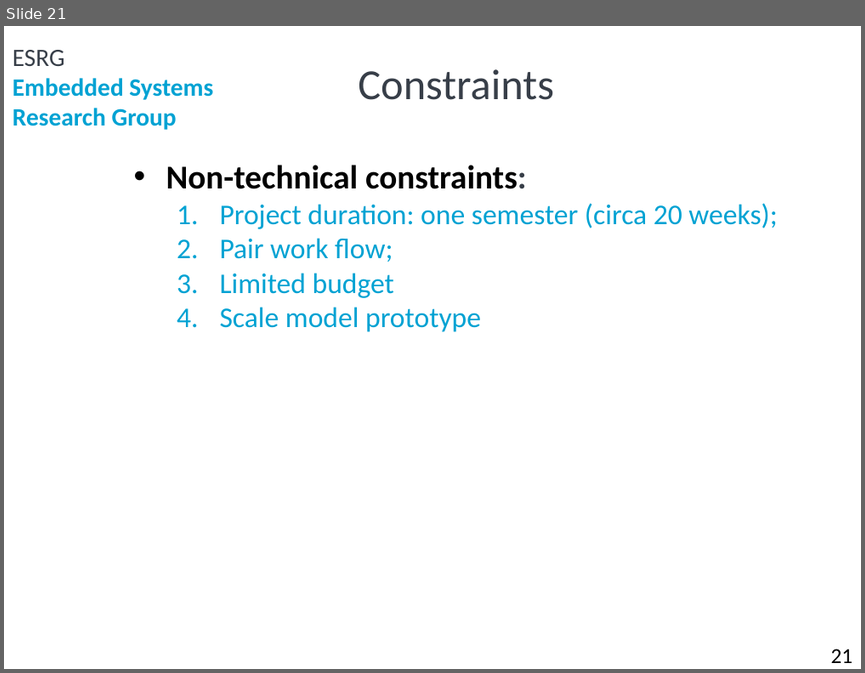
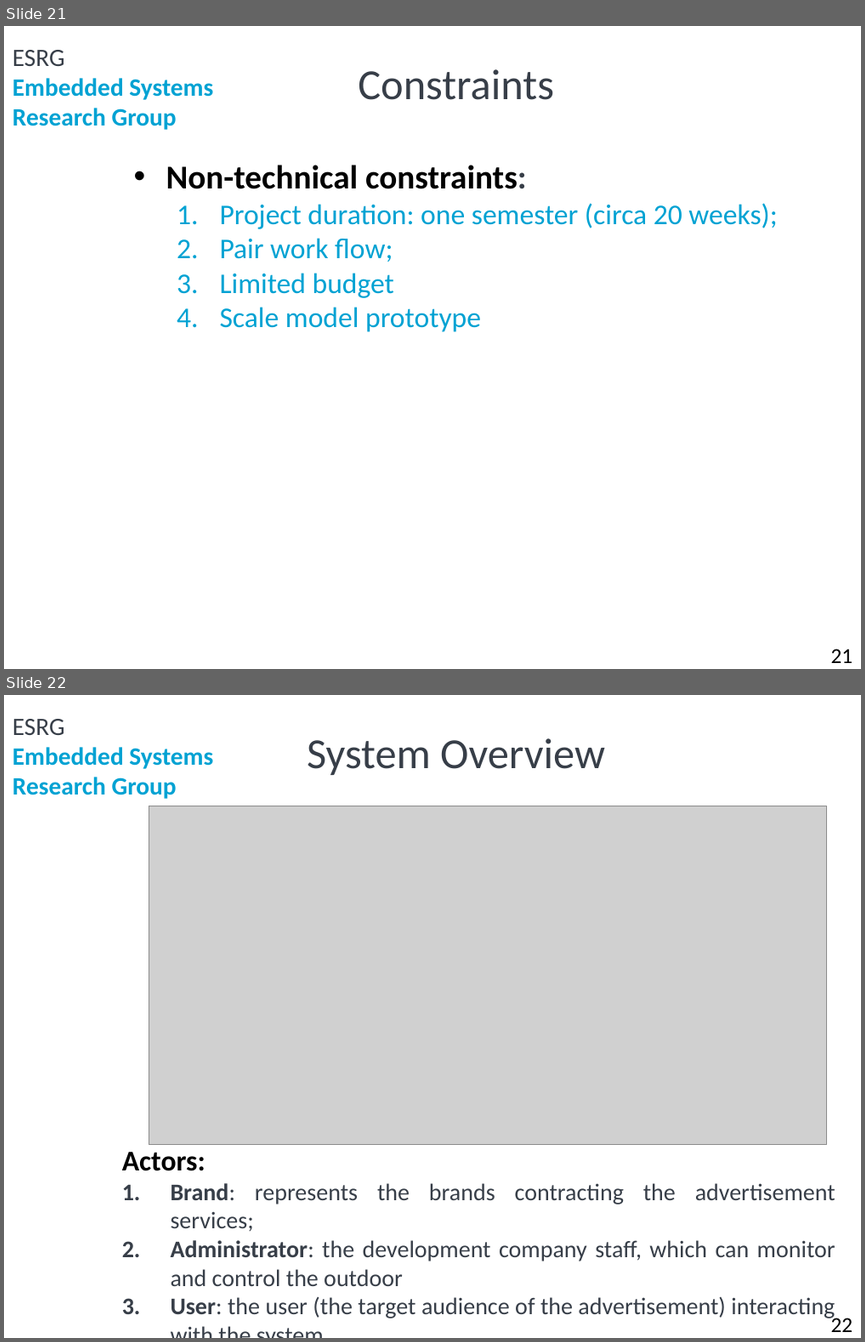
Before and after one commit to ElectroQuanta/MDO, a slide deck: Proj/presentations/Phase1_a50178_JosePires_a88258_HugoFreitas.pptx. Shown one above the other, each under a label of ours: slide 21 before the commit, slides 21 and 22 after it. The pictures are 865x673 and 865x1342 pixels, drawn with LibreOffice and Linux fonts; fonts in the diff are those of the drawing; grey boxes stand for pictures; background and template pictures are left out. Boxes give left, top, right and bottom in pixels: in the first picture for what was removed or moved away, otherwise in the second. Text is boxed around its words. In the diff, an @@ line names an element or a change of style, - is before the commit and + after.

```diff
--- a/Proj/presentations/Phase1_a50178_JosePires_a88258_HugoFreitas.pptx
+++ b/Proj/presentations/Phase1_a50178_JosePires_a88258_HugoFreitas.pptx
@@ slide 22 added at (4, 695, 861, 1338), background #FFFFFF; not listed: 2 template elements that a slide beside it also shows @@
@@ title added at (307, 738, 605, 775), 36 pt, text #373E48 @@
+System Overview
@@ picture added at (148, 805, 826, 1144) @@
@@ text added at (122, 1151, 835, 1320), 20 pt, text #373E48 @@
+Actors:
+1. Brand: represents the brands contracting the advertisement services;
+2. Administrator: the development company staff, which can monitor and control the outdoor
+3. User: the user (the target audience of the advertisement) interacting with the system
@@ page number added at (831, 1314, 853, 1332), 18 pt, text #000000 @@
+22
```
Also in this commit, not shown: 1 slide changed, 9 other slides added.
